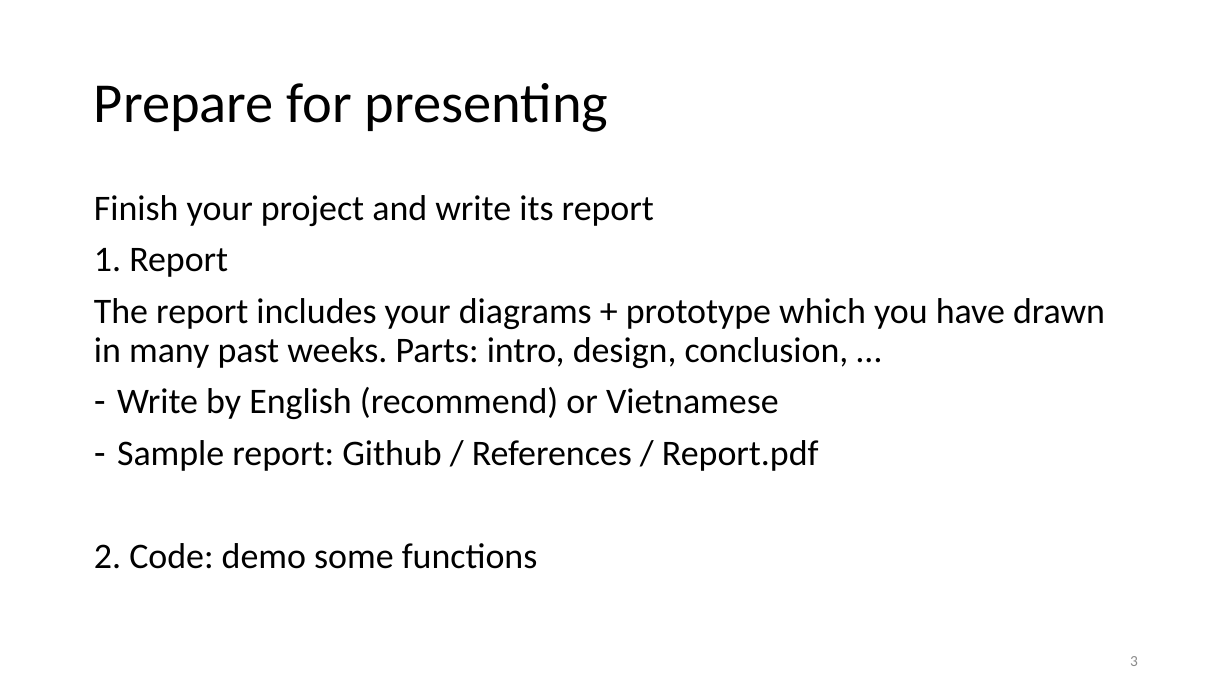
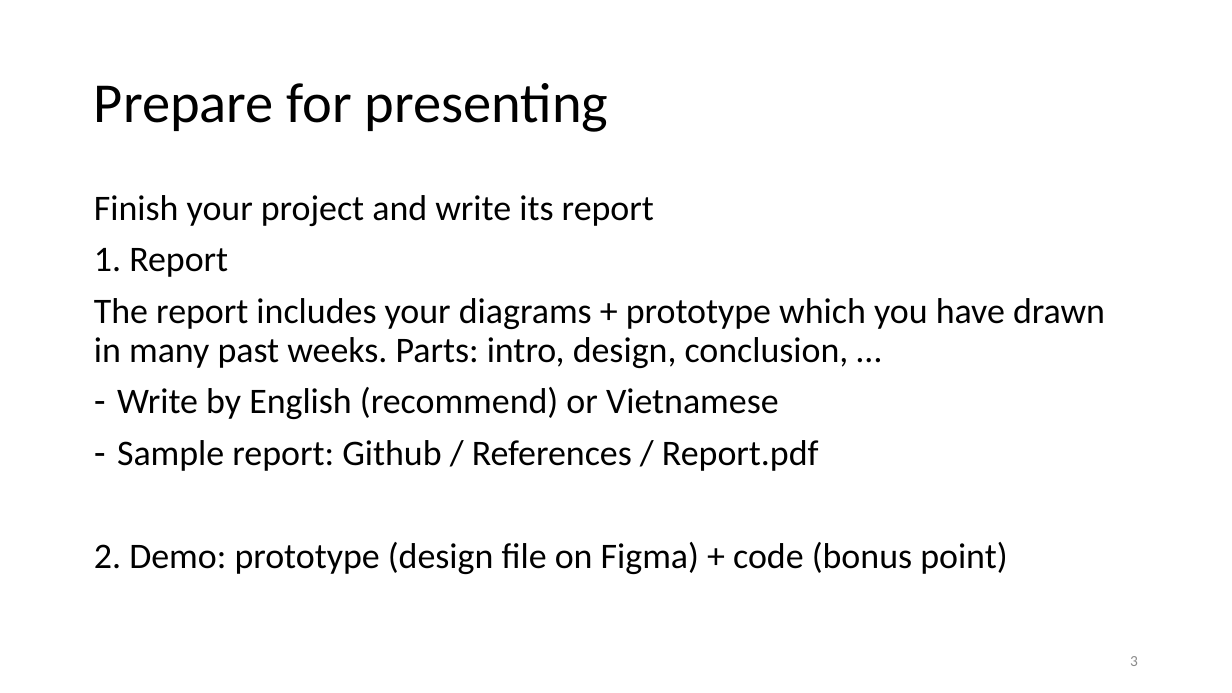
Before and after one commit to vutuanhai237/CourseMaterials, a slide deck: slide 3 of CS4273-Introduce to Software Engineering/Slides/Lab 6. Evaluation.pptx. Drawn at 1232x693 pixels with LibreOffice and Linux fonts; fonts in the diff are those of the drawing. Boxes give left, top, right and bottom in pixels: in the first picture for what was removed or moved away, otherwise in the second. Text is boxed around its words. In the diff, an @@ line names an element or a change of style, - is before the commit and + after.

```diff
--- a/CS4273-Introduce to Software Engineering/Slides/Lab 6. Evaluation.pptx
+++ b/CS4273-Introduce to Software Engineering/Slides/Lab 6. Evaluation.pptx
@@ text at [94,542,1007,574]: text changed @@
-2. Code: demo some functions
+2. Demo: prototype (design file on Figma) + code (bonus point)
```
Also in this commit, not shown: 2 other slides changed, 32 other files.
